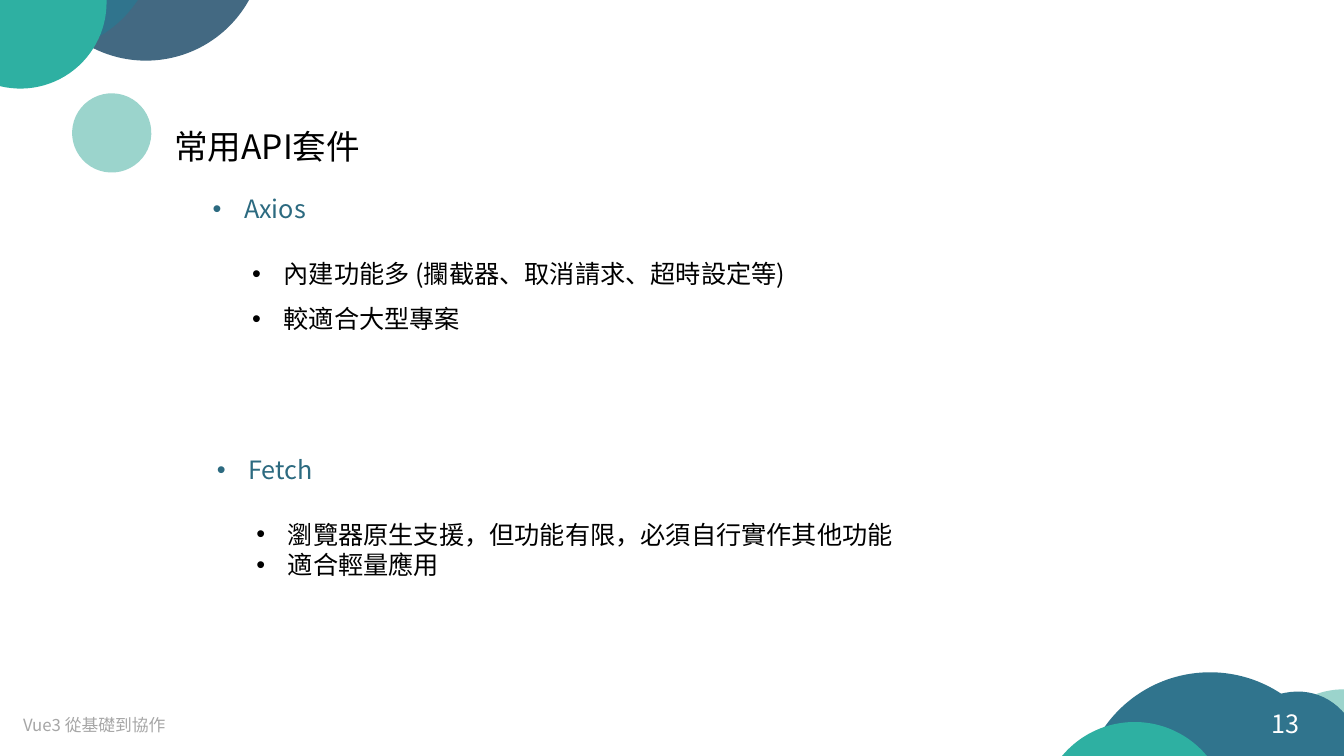
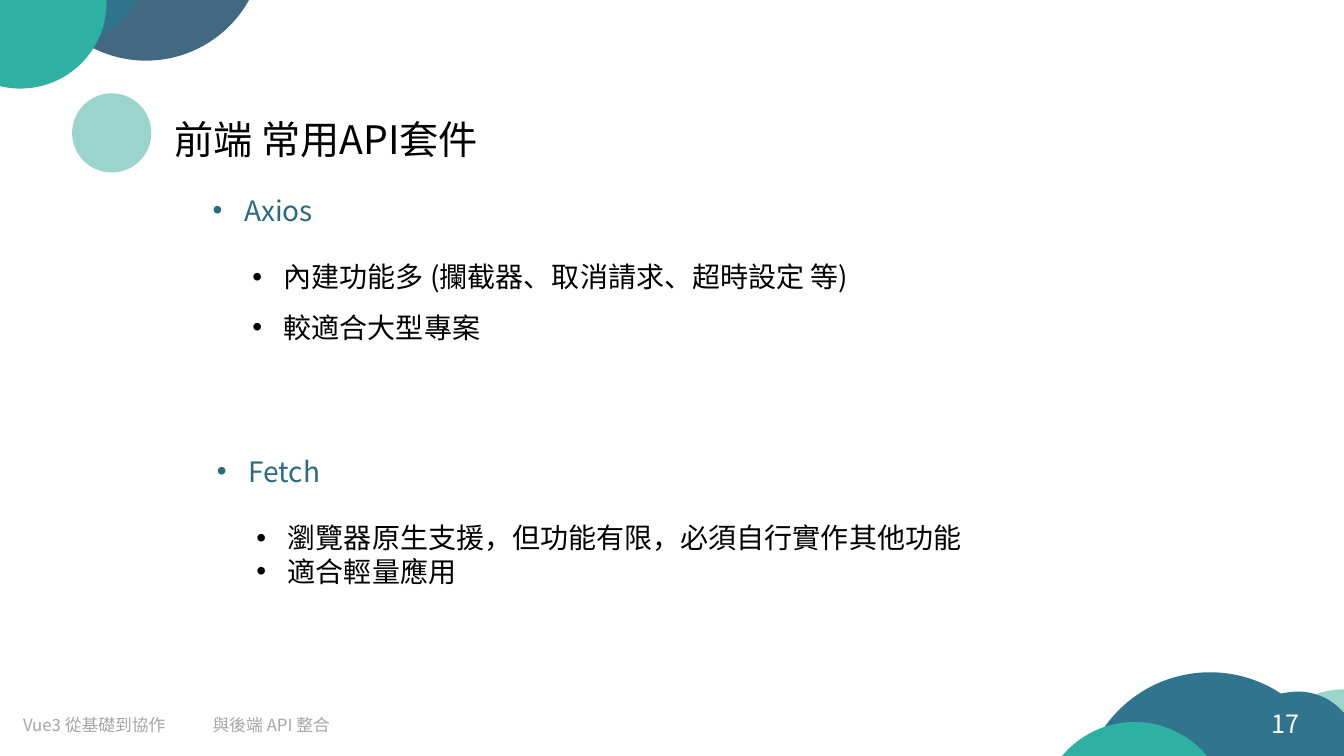
Before and after one commit to arx827/myDrive, a slide deck: slide 17 of Vue.js 從基礎到協作.pptx (slide 13 before the commit). Drawn at 1344x756 pixels with LibreOffice and Linux fonts; fonts in the diff are those of the drawing. Boxes give left, top, right and bottom in pixels: in the first picture for what was removed or moved away, otherwise in the second. Text is boxed around its words. In the diff, an @@ line names an element or a change of style, - is before the commit and + after.

```diff
--- a/Vue.js 從基礎到協作.pptx
+++ b/Vue.js 從基礎到協作.pptx
@@ text at (x1=174, y1=121, x2=478, y2=158): text changed; size 24 to 28 pt @@
-常用API套件
+前端 常用API套件
@@ text at (x1=284, y1=263, x2=849, y2=293): text changed; size 18 to 20 pt @@
-• 內建功能多 (攔截器、取消請求、超時設定等)
+• 內建功能多 (攔截器、取消請求、超時設定 等)
@@ text at (x1=284, y1=314, x2=480, y2=341): size 18 to 20 pt in "較適合大型專案" @@
@@ size 18 to 20 pt in 3 elements at (x1=248, y1=459, x2=320, y2=483), (x1=244, y1=199, x2=313, y2=222), (x1=288, y1=524, x2=961, y2=585) @@
@@ text added at (x1=213, y1=717, x2=330, y2=732), 12 pt, text #A6A6A6 @@
+與後端 API 整合
@@ page number at (x1=1272, y1=714, x2=1300, y2=733): text changed @@
-13
+17
```
Also in this commit, not shown: 27 other slides changed, 5 slides added, 1 other file.
